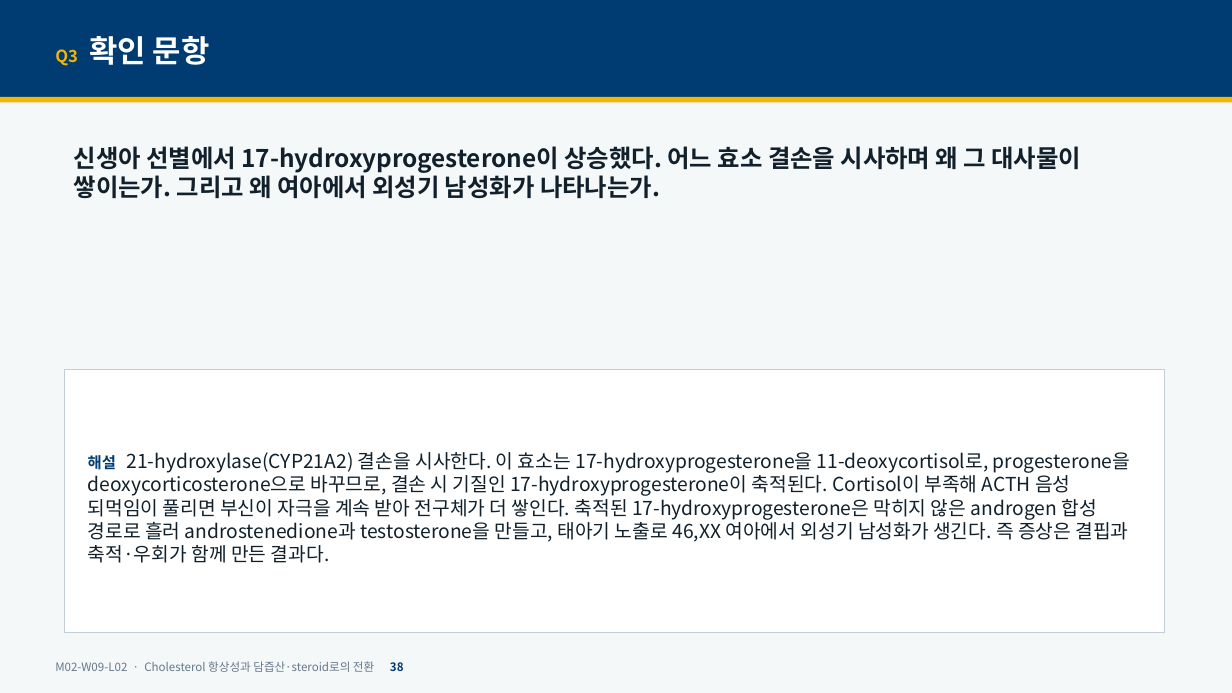
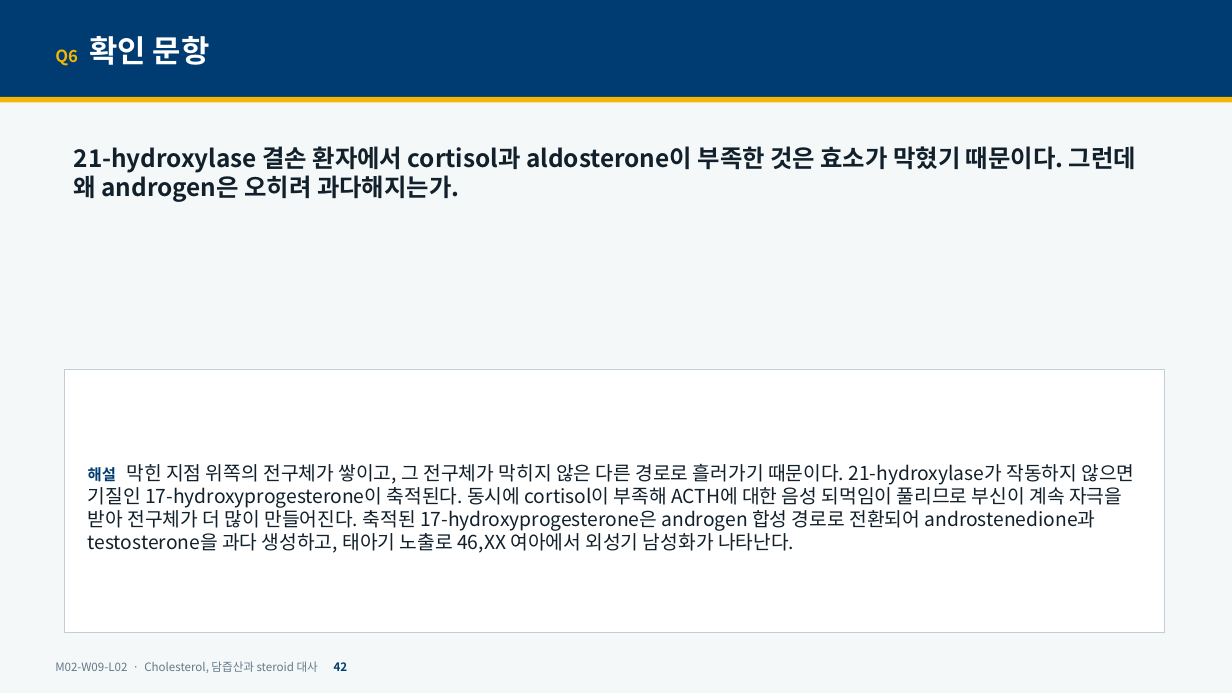
Before and after one commit to hoperiasd2/hoperiasd2.github.io, a slide deck: slide 42 of curriculum/M02/W09/L02/slides.pptx (slide 38 before the commit). Drawn at 1232x693 pixels with LibreOffice and Linux fonts; fonts in the diff are those of the drawing. Boxes give left, top, right and bottom in pixels: in the first picture for what was removed or moved away, otherwise in the second. Text is boxed around its words. In the diff, an @@ line names an element or a change of style, - is before the commit and + after.

```diff
--- a/curriculum/M02/W09/L02/slides.pptx
+++ b/curriculum/M02/W09/L02/slides.pptx
@@ text at (55, 36, 210, 66): text changed @@
-Q3 확인 문항
+Q6 확인 문항
@@ text at (74, 146, 1136, 202): text changed @@
-신생아 선별에서 17-hydroxyprogesterone이 상승했다. 어느 효소 결손을 시사하며 왜 그 대사물이 쌓이는가. 그리고 왜 여아에서 외성기 남성화가 나타나는가.
+21-hydroxylase 결손 환자에서 cortisol과 aldosterone이 부족한 것은 효소가 막혔기 때문이다. 그런데 왜 androgen은 오히려 과다해지는가.
@@ text in rectangle at (88, 463, 1134, 553): text changed @@
-해설 21-hydroxylase(CYP21A2) 결손을 시사한다. 이 효소는 17-hydroxyprogesterone을 11-deoxycortisol로, progesterone을 deoxycorticosterone으로 바꾸므로, 결손 시 기질인 17-hydroxyprogesterone이 축적된다. Cortisol이 부족해 ACTH 음성 되먹임이 풀리면 부신이 자극을 계속 받아 전구체가 더 쌓인다. 축적된 17-hydroxyprogesterone은 막히지 않은 androgen 합성 경로로 흘러 androstenedione과 testosterone을 만들고, 태아기 노출로 46,XX 여아에서 외성기 남성화가 생긴다. 즉 증상은 결핍과 축적·우회가 함께 만든 결과다.
+해설 막힌 지점 위쪽의 전구체가 쌓이고, 그 전구체가 막히지 않은 다른 경로로 흘러가기 때문이다. 21-hydroxylase가 작동하지 않으면 기질인 17-hydroxyprogesterone이 축적된다. 동시에 cortisol이 부족해 ACTH에 대한 음성 되먹임이 풀리므로 부신이 계속 자극을 받아 전구체가 더 많이 만들어진다. 축적된 17-hydroxyprogesterone은 androgen 합성 경로로 전환되어 androstenedione과 testosterone을 과다 생성하고, 태아기 노출로 46,XX 여아에서 외성기 남성화가 나타난다.
@@ text at (55, 661, 348, 673): text changed @@
-M02-W09-L02 · Cholesterol 항상성과 담즙산·steroid로의 전환 38
+M02-W09-L02 · Cholesterol, 담즙산과 steroid 대사 42
```
Also in this commit, not shown: 32 other slides changed, 11 slides added, 10 slides removed, 10 other files.
